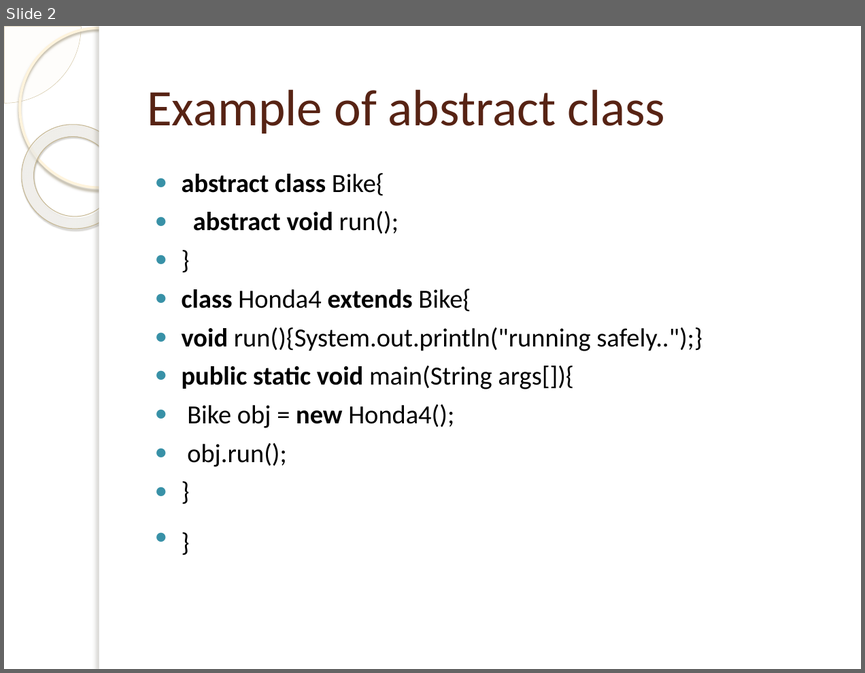
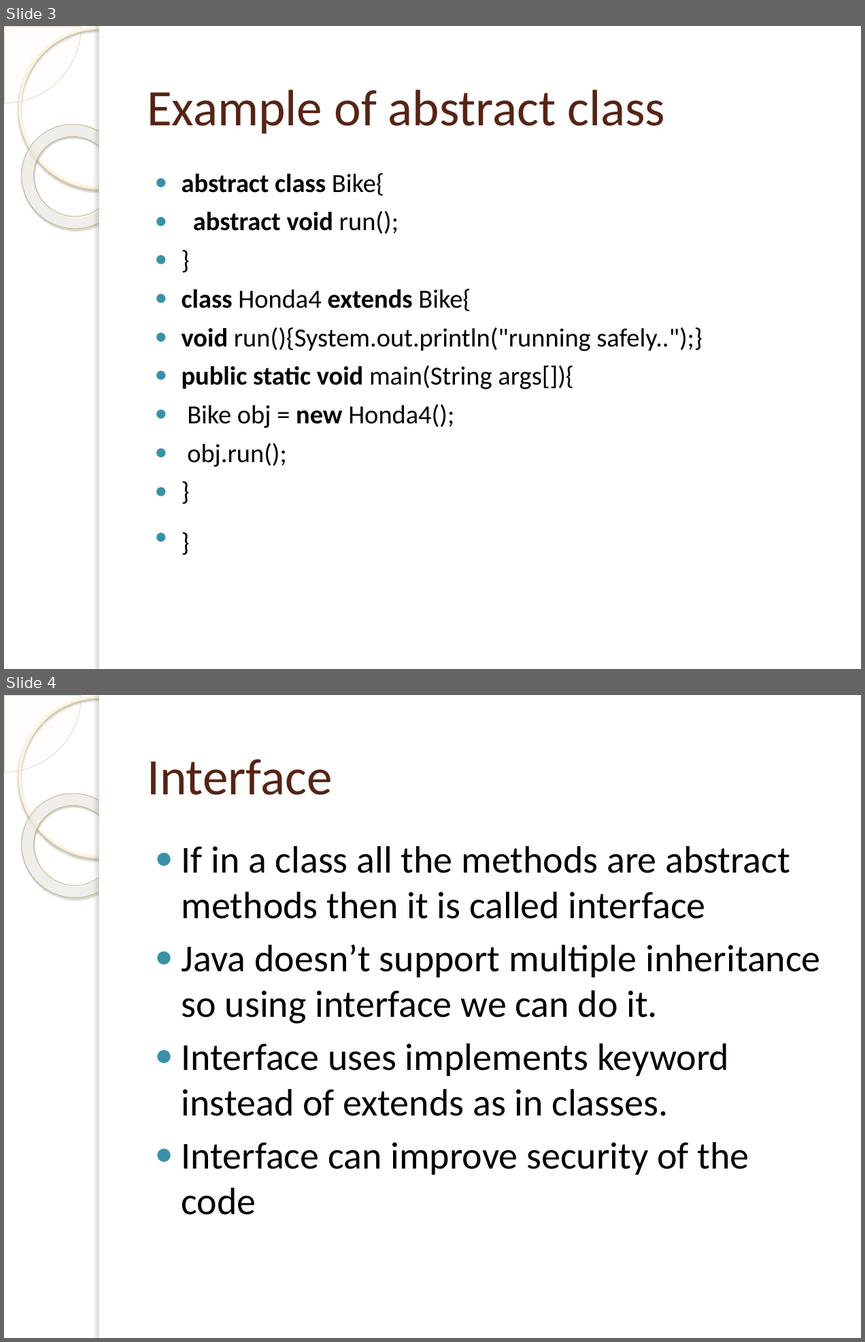
Before and after one commit to raghuvarmam/java-programs, a slide deck: Abstract classes.pptx. Shown one above the other, each under a label of ours: slide 2 before the commit, slides 3 and 4 after it. The pictures are 865x673 and 865x1342 pixels, drawn with LibreOffice and Linux fonts; fonts in the diff are those of the drawing; background and template pictures are left out. Boxes give left, top, right and bottom in pixels: in the first picture for what was removed or moved away, otherwise in the second. Text is boxed around its words. In the diff, an @@ line names an element or a change of style, - is before the commit and + after.

```diff
--- a/Abstract classes.pptx
+++ b/Abstract classes.pptx
@@ slide 4 added at bbox=[4, 695, 861, 1338], background picture (left out); not listed: 5 template elements that a slide beside it also shows @@
@@ title added at bbox=[147, 759, 332, 795], 43 pt, text #572314 @@
+Interface
@@ text added at bbox=[181, 846, 821, 1215], 32 pt, text #000000 @@
+● If in a class all the methods are abstract methods then it is called interface
+● Java doesn’t support multiple inheritance so using interface we can do it.
+● Interface uses implements keyword instead of extends as in classes.
+● Interface can improve security of the code
@@ what was slide 2 is now slide 3 @@
```
Also in this commit, not shown: 3 other slides added, 5 slides removed.
